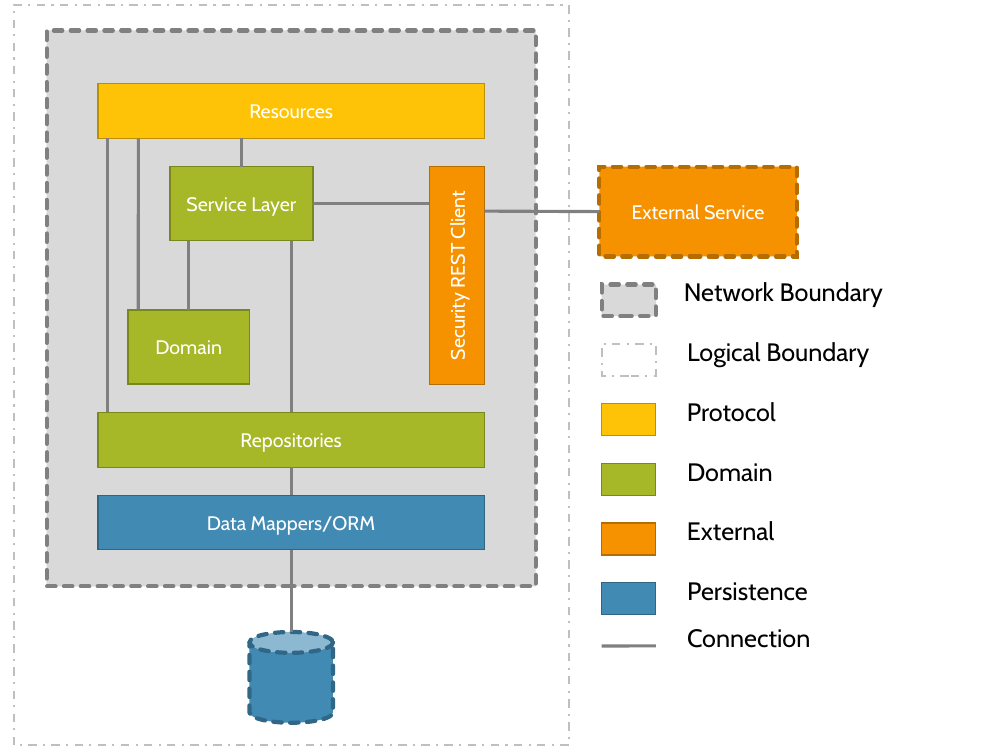
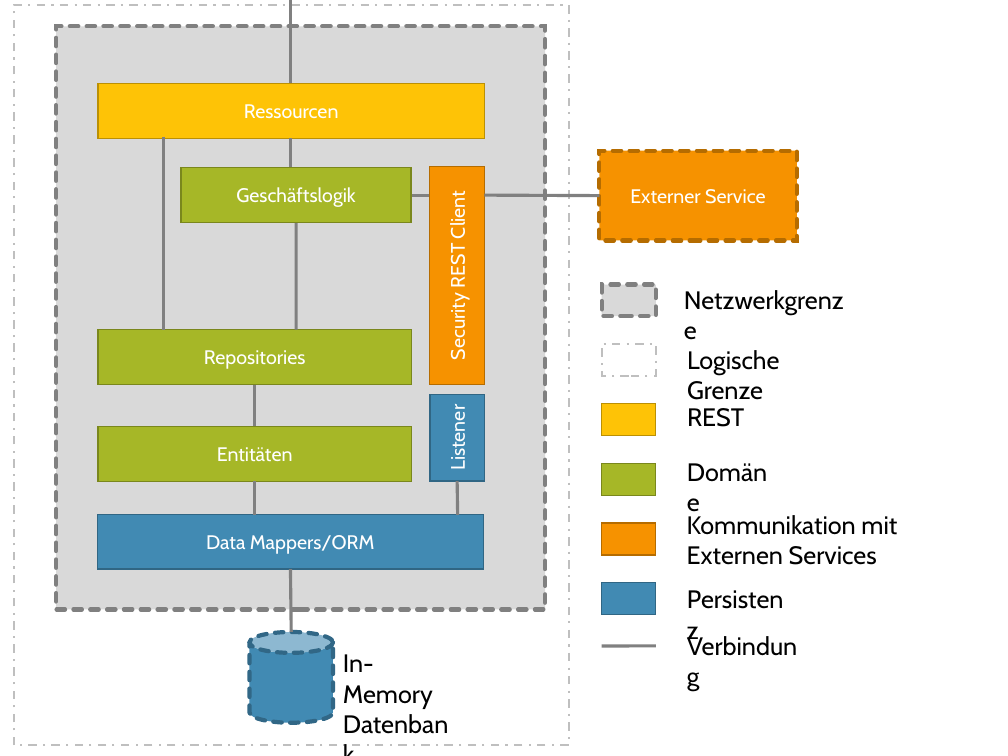
Before and after one commit to FabianWilms/hm-ba, a slide deck: slide 10 of images/ppt/graphics.pptx. Drawn at 1008x756 pixels with LibreOffice and Linux fonts; fonts in the diff are those of the drawing. Boxes give left, top, right and bottom in pixels: in the first picture for what was removed or moved away, otherwise in the second. Text is boxed around its words. In the diff, an @@ line names an element or a change of style, - is before the commit and + after.

```diff
--- a/images/ppt/graphics.pptx
+++ b/images/ppt/graphics.pptx
@@ rectangle: place and size @@
-rectangle at box(46, 30, 535, 587)
+rectangle at box(56, 26, 545, 609)
@@ text in rectangle at box(244, 104, 339, 118): text changed @@
-Resources
+Ressourcen
@@ line removed from (138, 138) to (138, 313) @@
@@ line moved from (108, 138) - (108, 412) to (163, 137) - (163, 330) @@
@@ line moved from (242, 138) - (242, 166) to (290, 138) - (290, 167) @@
@@ rectangle removed at box(170, 166, 313, 240) @@
-Service Layer
@@ rectangle "Externer Service": place and size @@
-rectangle "Externer Service" at box(600, 166, 797, 256)
+rectangle "Externer Service" at box(600, 150, 797, 240)
@@ line moved from (313, 204) - (429, 204) to (411, 196) - (429, 196) @@
@@ line moved from (485, 211) - (600, 212) to (485, 196) - (600, 196) @@
@@ text in rectangle at box(630, 189, 765, 204): text changed @@
-External Service
+Externer Service
@@ line moved from (291, 241) - (291, 412) to (296, 223) - (296, 330) @@
@@ line removed from (188, 241) to (188, 310) @@
@@ text at box(684, 282, 883, 307): text changed @@
-Network Boundary
+Netzwerkgrenze
@@ rectangle removed at box(128, 310, 249, 384) @@
-Domain
@@ rectangle "Repositories": place and size @@
-rectangle "Repositories" at box(98, 412, 484, 468)
+rectangle "Repositories" at box(98, 330, 411, 385)
@@ text at box(687, 350, 780, 400): text changed @@
-Logical Boundary
+Logische Grenze
@@ line moved from (291, 468) - (291, 495) to (255, 384) - (255, 426) @@
@@ text at box(687, 408, 744, 427): text changed @@
-Protocol
+REST
@@ text at box(687, 463, 773, 482): text changed @@
-Domain
+Domäne
@@ group added at box(98, 0, 485, 515): 3 rectangles, 3 lines @@
+Entitäten
+Geschäftslogik
+Listener
@@ rectangle "Data Mappers/ORM": place and size @@
-rectangle "Data Mappers/ORM" at box(98, 495, 484, 549)
+rectangle "Data Mappers/ORM" at box(97, 515, 483, 570)
@@ text removed at box(687, 521, 774, 541) @@
-External
@@ text added at box(687, 515, 897, 565), 18 pt, text #000000 @@
+Kommunikation mit Externen Services
@@ line moved from (291, 549) - (291, 632) to (290, 570) - (291, 632) @@
@@ text at box(687, 582, 808, 601): text changed @@
-Persistence
+Persistenz
@@ text at box(687, 629, 810, 648): text changed @@
-Connection
+Verbindung
@@ text added at box(343, 654, 433, 709), 18 pt, text #000000 @@
+In-Memory
+Datenbank
```
Also in this commit, not shown: 2 other slides changed, 1 slide added, 1 slide removed, 6 other files.
